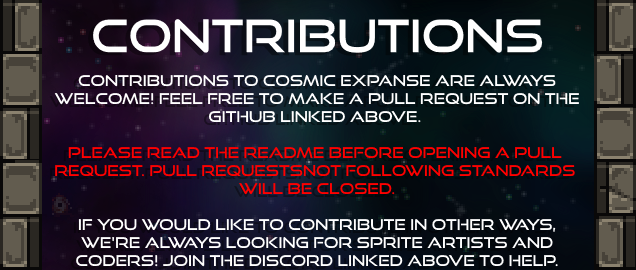
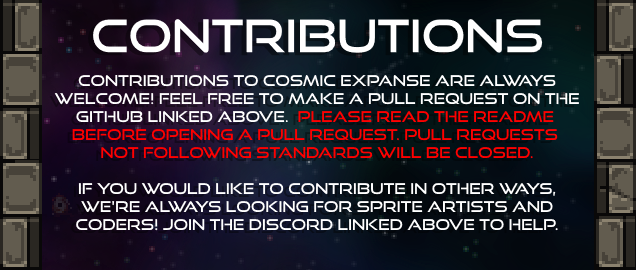
Layer changes from the first 636 × 270 image to the second:
painted on "Contributions to Cosmic expanse" over (x1=55, y1=111, x2=575, y2=267)
